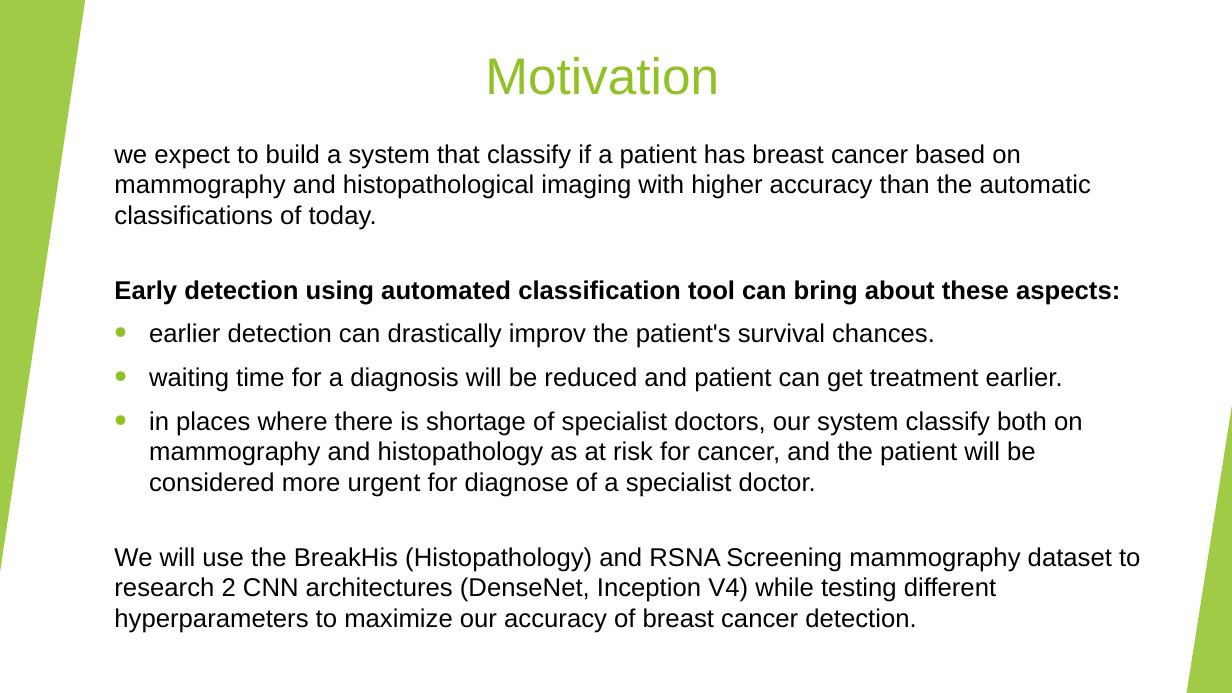
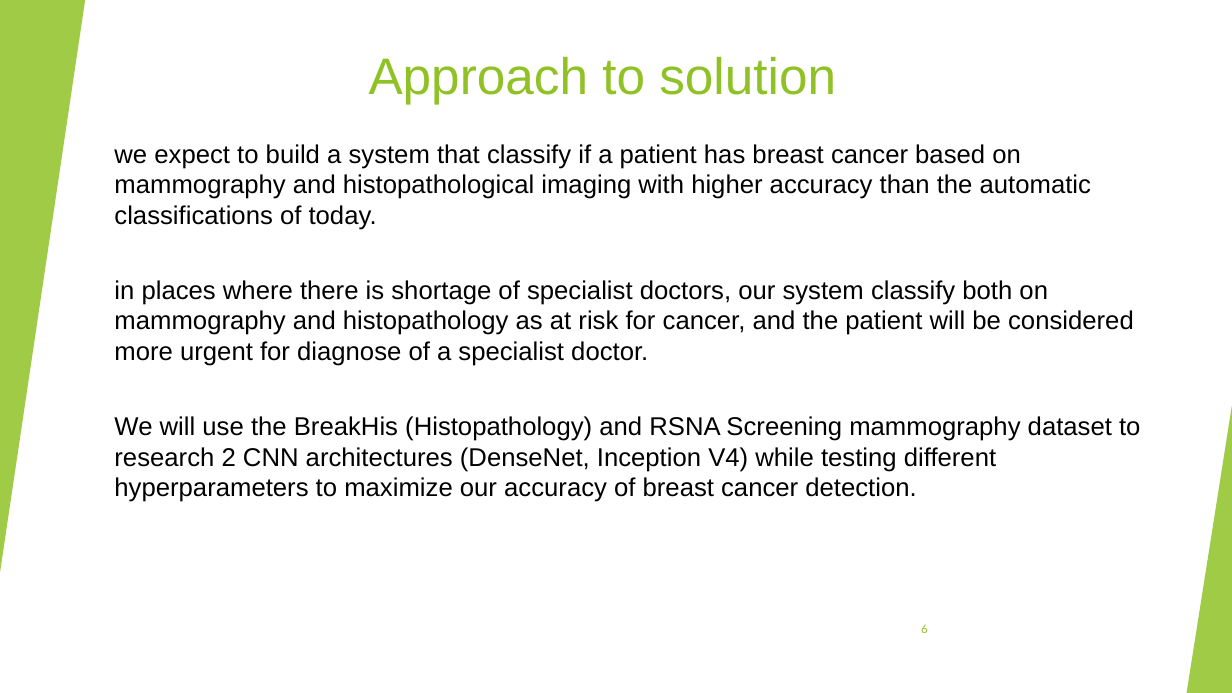
Before and after one commit to Shenhav26/Final_project, a slide deck: slide 6 of capstone project phase A.pptx (slide 5 before the commit). Drawn at 1232x693 pixels with LibreOffice and Linux fonts; fonts in the diff are those of the drawing. Boxes give left, top, right and bottom in pixels: in the first picture for what was removed or moved away, otherwise in the second. Text is boxed around its words. In the diff, an @@ line names an element or a change of style, - is before the commit and + after.

```diff
--- a/capstone project phase A.pptx
+++ b/capstone project phase A.pptx
@@ title at <box>369,56,836,104</box>: text changed @@
-Motivation
+Approach to solution
@@ text at <box>114,280,1120,392</box>: paragraphs removed @@
-Early detection using automated classification tool can bring about these aspects:
-• earlier detection can drastically improv the patient's survival chances.
-• waiting time for a diagnosis will be reduced and patient can get treatment earlier.
@@ text at <box>114,280,1134,366</box>: bullet • to none @@
@@ page number added at <box>921,624,928,633</box>, 9 pt, text #90C226 @@
+6
```
Also in this commit, not shown: 15 other slides changed, 3 slides added.
